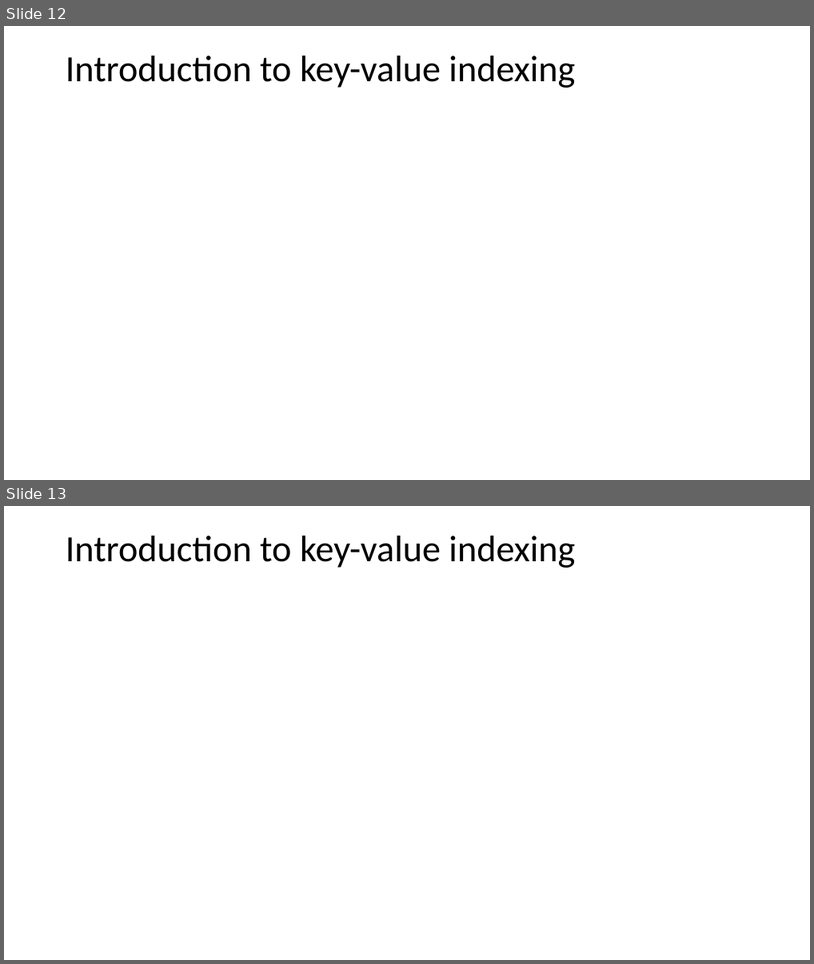
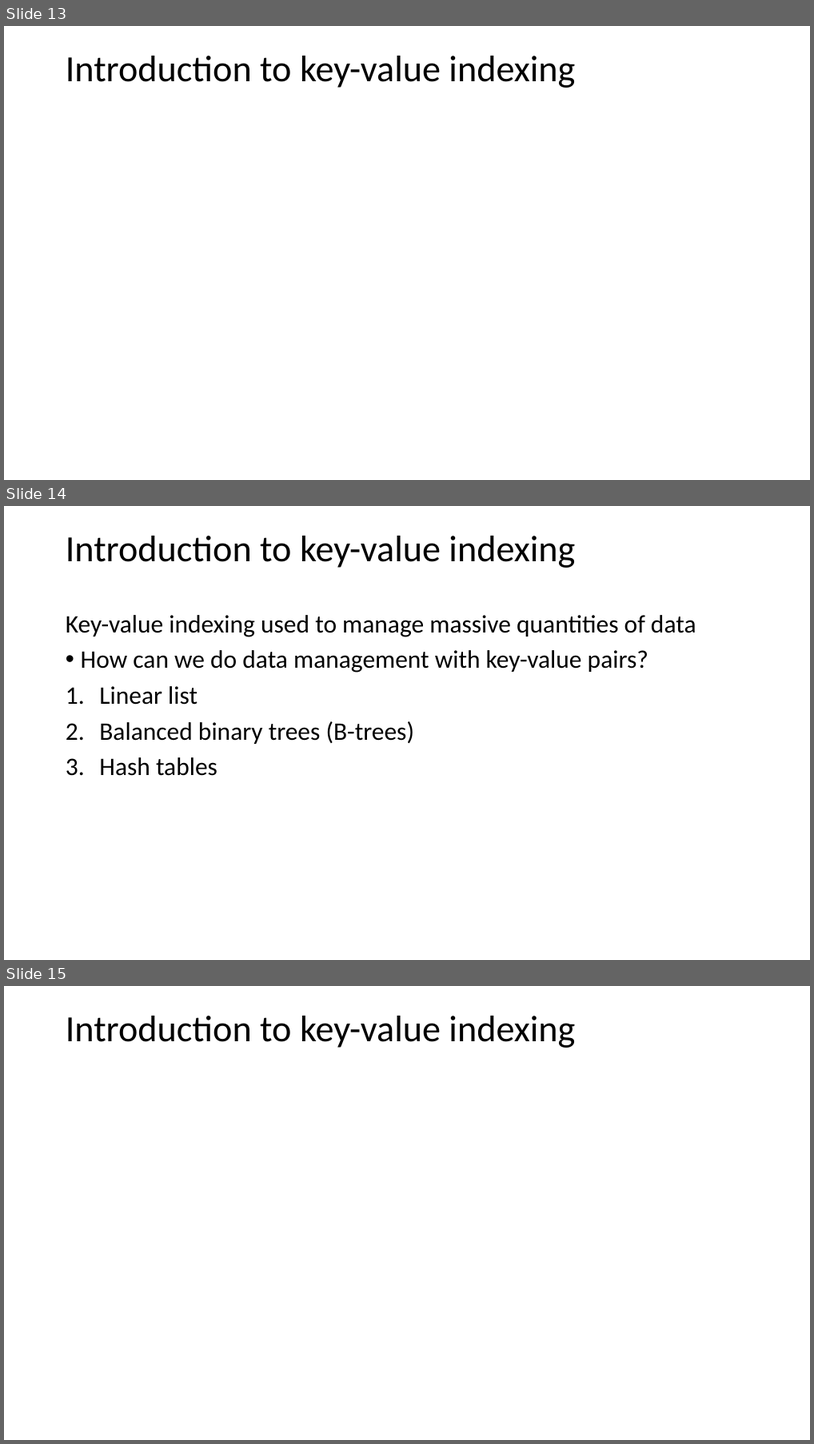
Before and after one commit to StephenElston/CSCI-E-108, a slide deck: slides/1_Introduction.pptx. Shown one above the other, each under a label of ours: slides 12 and 13 before the commit, slides 13, 14 and 15 after it. The pictures are 814x964 and 814x1444 pixels, drawn with LibreOffice and Linux fonts; fonts in the diff are those of the drawing; grey boxes stand for pictures. Boxes give left, top, right and bottom in pixels: in the first picture for what was removed or moved away, otherwise in the second. Text is boxed around its words. In the diff, an @@ line names an element or a change of style, - is before the commit and + after.

```diff
--- a/slides/1_Introduction.pptx
+++ b/slides/1_Introduction.pptx
@@ slide 14 added at box(4, 506, 810, 960), background #FFFFFF @@
@@ text added at box(66, 536, 575, 568), 44 pt, text #000000 @@
+Introduction to key-value indexing
@@ text added at box(66, 615, 697, 776), 30 pt, text #000000 @@
+Key-value indexing used to manage massive quantities of data
+• How can we do data management with key-value pairs?
+1. Linear list
+2. Balanced binary trees (B-trees)
+3. Hash tables
@@ what was slide 12 is now slide 13 @@
@@ what was slide 13 is now slide 15 @@
```
Also in this commit, not shown: 3 slides changed, 2 other slides added.
